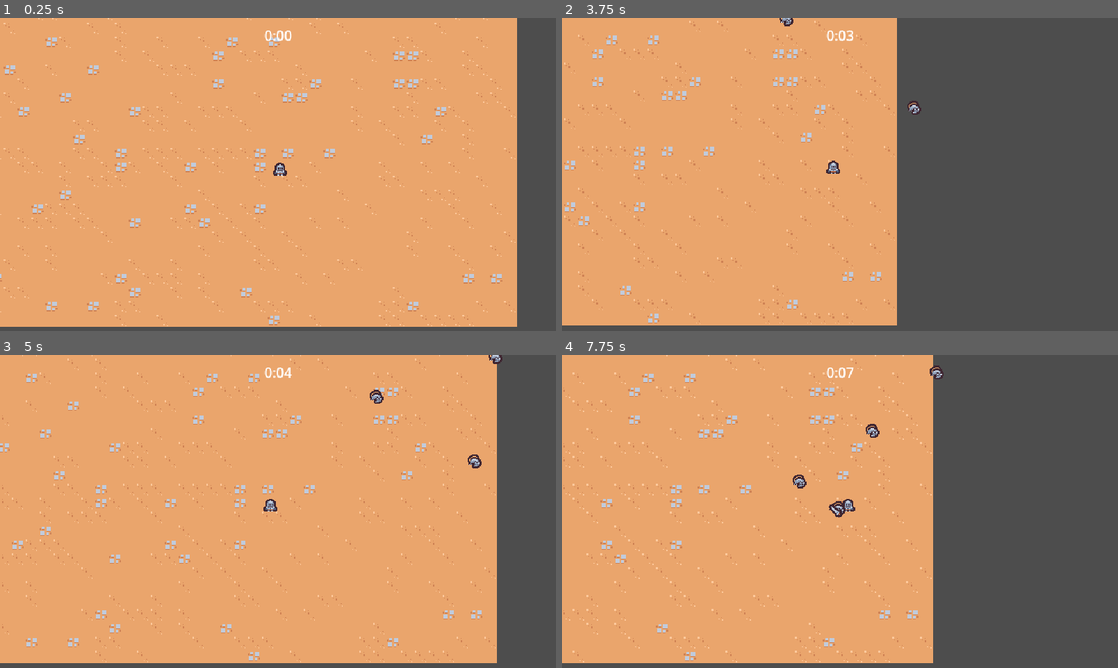
Above: before the commit, frames 1-4 (two rows, left to right).
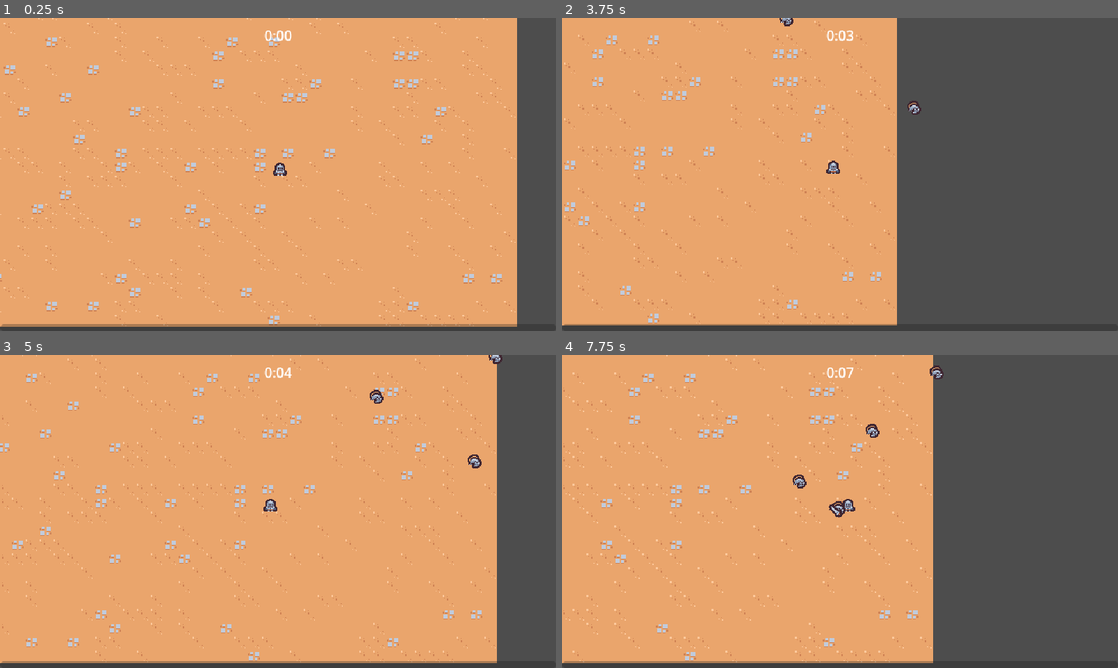
Above: after the commit, the same moments.

Repository: emyasnikov/2d-survivor-course
Game: Godot game, scene res://scenes/main/main.tscn
Same seed, same stepped clock (60 frames per second), same inputs: the game is played once before the commit and once after it.
Inputs:
- Up to frame 1 (0.25 s): no input
- Up to frame 2 (3.75 s): hold D (move_right) 0.53-1.28 s; hold S (move_down) 1.28-2.03 s; hold D (move_right) 2.03-2.78 s; hold W (move_up) 2.78-3.53 s; hold A (move_left) from 3.53 s (still down)
- Up to frame 3 (5 s): keep holding A (move_left)
- Up to frame 4 (7.75 s): release A (move_left) at 5.03 s; hold S (move_down) 5.03-5.78 s; hold D (move_right) 5.78-6.53 s; hold W (move_up) 6.53-7.28 s; hold D (move_right) from 7.28 s (still down)

The runs differ from the first frame. In frame 1, 0.8% of the frame differs, in the area x 0-93%, y 97-99%; in frame 2, 0.3%; in frame 3, 0.6%; in frame 4, 0.4%.
Error after the commit: Parse Error: Could not find type "ExperienceManager" in the current scope. (res://scenes/ui/experience_bar/experience_bar.gd:3)

Commit message:
Added experience bar.

Diff:
--- a/scenes/main/main.tscn
+++ b/scenes/main/main.tscn
@@ -1,10 +1,11 @@
-[gd_scene load_steps=8 format=3 uid="uid://bmkihci0xqms6"]
+[gd_scene load_steps=9 format=3 uid="uid://bmkihci0xqms6"]
 
 [ext_resource type="PackedScene" uid="uid://cti2b2f6ey08t" path="res://scenes/ui/arena_time_ui/arena_time_ui.tscn" id="1_4c0kn"]
 [ext_resource type="PackedScene" uid="uid://brsf7h5rvgryy" path="res://scenes/managers/enemy_manager/enemy_manager.tscn" id="1_nynn7"]
 [ext_resource type="TileSet" uid="uid://bxmsbr4bypq82" path="res://resources/tileset.tres" id="1_t2c00"]
 [ext_resource type="PackedScene" uid="uid://7a461u84owoo" path="res://scenes/player/player.tscn" id="1_tt8dn"]
 [ext_resource type="PackedScene" uid="uid://bxap55b5g3oh7" path="res://scenes/game_camera/game_camera.tscn" id="1_vp82b"]
+[ext_resource type="PackedScene" uid="uid://c51wbcjyxc7pa" path="res://scenes/ui/experience_bar/experience_bar.tscn" id="2_0ap5j"]
 [ext_resource type="PackedScene" uid="uid://cgoih0clefdcb" path="res://scenes/managers/arena_time_manager/arena_time_manager.tscn" id="2_t2j7q"]
 [ext_resource type="PackedScene" uid="uid://ftx4trdkvtcm" path="res://scenes/managers/experience_manager/experience_manager.tscn" id="4_33e3d"]
 
@@ -12,6 +13,9 @@
 
 [node name="ArenaTimeUI" parent="." node_paths=PackedStringArray("arena_time_manager") instance=ExtResource("1_4c0kn")]
 arena_time_manager = NodePath("../ArenaTimeManager")
+
+[node name="ExperienceBar" parent="." node_paths=PackedStringArray("experience_manager") instance=ExtResource("2_0ap5j")]
+experience_manager = NodePath("../ExperienceManager")
 
 [node name="ArenaTimeManager" parent="." instance=ExtResource("2_t2j7q")]
 
--- /dev/null
+++ b/scenes/ui/experience_bar/experience_bar.gd
@@ -0,0 +1,15 @@
+extends CanvasLayer
+
+@export var experience_manager: ExperienceManager
+@onready var progress_bar = %ProgressBar
+
+
+func _ready():
+    progress_bar.value = 0
+    experience_manager.experience_updated.connect(on_experience_updated)
+
+
+func on_experience_updated(current_experience: float, target_experience: float):
+    var percent = current_experience / target_experience
+
+    progress_bar.value = percent
--- /dev/null
+++ b/scenes/ui/experience_bar/experience_bar.tscn
@@ -0,0 +1,23 @@
+[gd_scene load_steps=2 format=3 uid="uid://c51wbcjyxc7pa"]
+
+[ext_resource type="Script" path="res://scenes/ui/experience_bar/experience_bar.gd" id="1_wg7ab"]
+
+[node name="ExperienceBar" type="CanvasLayer"]
+script = ExtResource("1_wg7ab")
+
+[node name="MarginContainer" type="MarginContainer" parent="."]
+anchors_preset = 15
+anchor_right = 1.0
+anchor_bottom = 1.0
+grow_horizontal = 2
+grow_vertical = 2
+mouse_filter = 2
+
+[node name="ProgressBar" type="ProgressBar" parent="MarginContainer"]
+unique_name_in_owner = true
+custom_minimum_size = Vector2(0, 8)
+layout_mode = 2
+size_flags_vertical = 8
+mouse_filter = 2
+max_value = 1.0
+show_percentage = false
